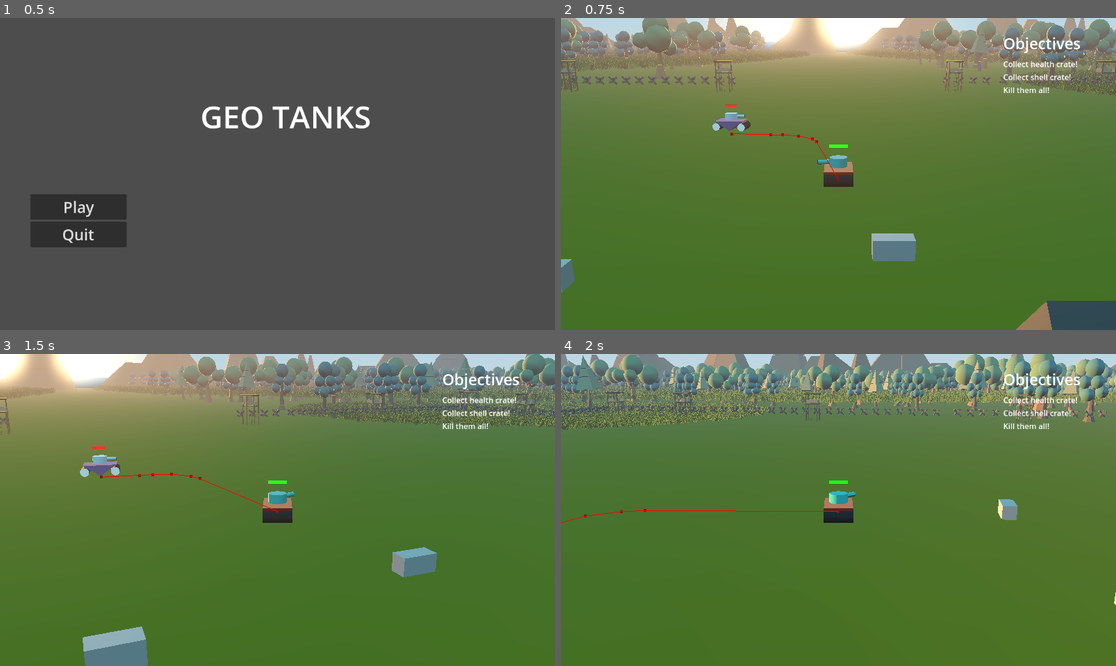
Above: before the commit, frames 1-4 (two rows, left to right).
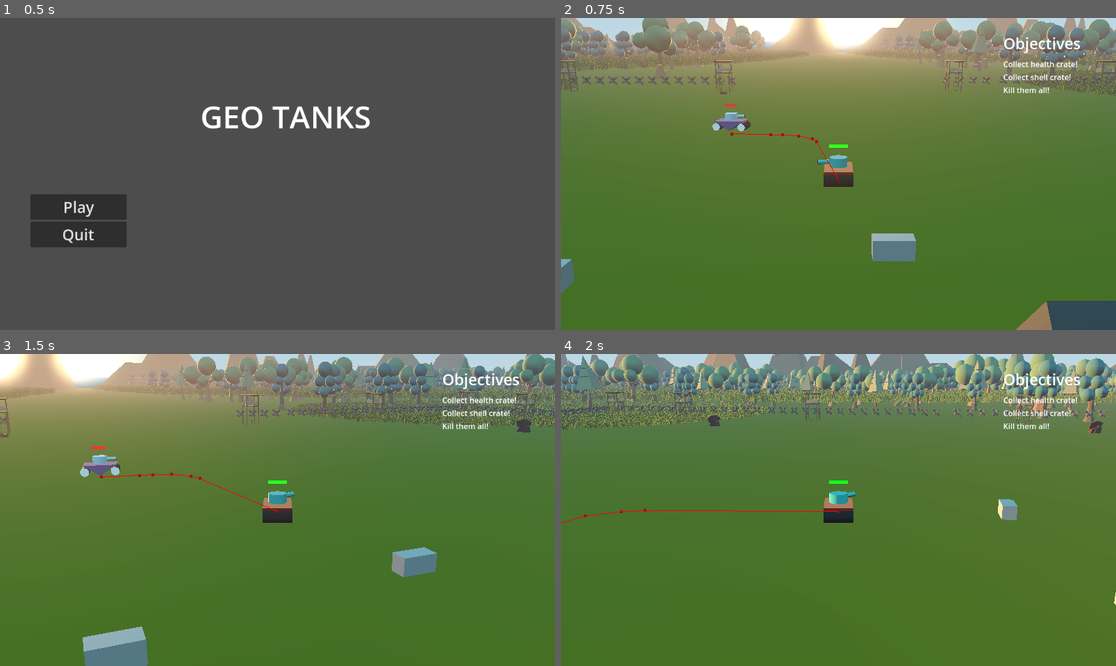
Above: after the commit, the same moments.

Repository: basavarajMHubli/GeoTanks
Game: Godot game, scene res://scenes/main_menu.tscn
Same seed, same stepped clock (60 frames per second), same inputs: the game is played once before the commit and once after it.
Inputs (mouse positions are in pixels of both pictures, inside the frame that each line leads up to):
- Up to frame 1 (0.5 s): no input
- Up to frame 2 (0.75 s): click "Play" at 0.5 s
- Up to frame 3 (1.5 s): move the mouse to (399, 494) at 1.27 s; hold D (turn_right) from 1.28 s (still down); click (399, 494) at 1.35 s
- Up to frame 4 (2 s): keep holding D (turn_right)

Frame 1 is identical in both runs. In frame 2, less than 0.1% of the frame differs, in the area x 28-30%, y 23-25%; in frame 3, 0.1%; in frame 4, 0.1%, in the area x 26-98%, y 19-26%.

Commit message:
Art: Added rocks to level-1

Diff:
--- /dev/null
+++ b/environment/rocks/rock1.tscn
@@ -0,0 +1,20 @@
+[gd_scene load_steps=4 format=3 uid="uid://btviun407bdas"]
+
+[ext_resource type="ArrayMesh" uid="uid://b3udv6r0bi6tn" path="res://environment/rocks/SM_Rock1.obj" id="1_bnacg"]
+
+[sub_resource type="BoxShape3D" id="BoxShape3D_sv4sj"]
+size = Vector3(3, 1.7, 2.3)
+
+[sub_resource type="StandardMaterial3D" id="StandardMaterial3D_ky73b"]
+albedo_color = Color(0.368627, 0.368627, 0.368627, 1)
+
+[node name="rock1" type="StaticBody3D"]
+
+[node name="CollisionShape3D" type="CollisionShape3D" parent="."]
+transform = Transform3D(1, 0, 0, 0, 1, 0, 0, 0, 1, 0, 0.85, 0.0499998)
+shape = SubResource("BoxShape3D_sv4sj")
+
+[node name="MeshInstance3D" type="MeshInstance3D" parent="."]
+material_override = SubResource("StandardMaterial3D_ky73b")
+mesh = ExtResource("1_bnacg")
+skeleton = NodePath("")
--- /dev/null
+++ b/environment/rocks/rock2.tscn
@@ -0,0 +1,20 @@
+[gd_scene load_steps=4 format=3 uid="uid://duy1kj4p15ys3"]
+
+[ext_resource type="ArrayMesh" uid="uid://dfq2vqr1r5awt" path="res://environment/rocks/SM_Rock2.obj" id="1_bmu68"]
+
+[sub_resource type="BoxShape3D" id="BoxShape3D_sv4sj"]
+size = Vector3(2.2, 2.6, 2.6)
+
+[sub_resource type="StandardMaterial3D" id="StandardMaterial3D_y8wfa"]
+albedo_color = Color(0.258824, 0.0705882, 0.0196078, 1)
+
+[node name="rock2" type="StaticBody3D"]
+
+[node name="CollisionShape3D" type="CollisionShape3D" parent="."]
+transform = Transform3D(1, 0, 0, 0, 1, 0, 0, 0, 1, 1.19209e-07, 1.3, -0.5)
+shape = SubResource("BoxShape3D_sv4sj")
+
+[node name="MeshInstance3D" type="MeshInstance3D" parent="."]
+material_override = SubResource("StandardMaterial3D_y8wfa")
+mesh = ExtResource("1_bmu68")
+skeleton = NodePath("")
--- /dev/null
+++ b/environment/rocks/rock3.tscn
@@ -0,0 +1,20 @@
+[gd_scene load_steps=4 format=3 uid="uid://bcv0brqtj45hh"]
+
+[ext_resource type="ArrayMesh" uid="uid://c4s8l53cugpev" path="res://environment/rocks/SM_Rock3.obj" id="1_6hiif"]
+
+[sub_resource type="BoxShape3D" id="BoxShape3D_sv4sj"]
+size = Vector3(1.5, 0.9, 1.4)
+
+[sub_resource type="StandardMaterial3D" id="StandardMaterial3D_qxtmo"]
+albedo_color = Color(0.0117647, 0.168627, 0, 1)
+
+[node name="rock3" type="StaticBody3D"]
+
+[node name="CollisionShape3D" type="CollisionShape3D" parent="."]
+transform = Transform3D(1, 0, 0, 0, 1, 0, 0, 0, 1, 0.05, 0.45, -0.4)
+shape = SubResource("BoxShape3D_sv4sj")
+
+[node name="MeshInstance3D" type="MeshInstance3D" parent="."]
+material_override = SubResource("StandardMaterial3D_qxtmo")
+mesh = ExtResource("1_6hiif")
+skeleton = NodePath("")
--- a/scenes/level_1.tscn
+++ b/scenes/level_1.tscn
@@ -21,6 +21,9 @@
 [ext_resource type="PackedScene" uid="uid://026e5sokniyv" path="res://environment/grasses/grass_multimesh.tscn" id="18_1nq52"]
 [ext_resource type="PackedScene" uid="uid://be3yflbphb5a5" path="res://environment/grasses/grass_multimesh_long.tscn" id="19_3blge"]
 [ext_resource type="PackedScene" uid="uid://cyun4ao7bwgm1" path="res://environment/grasses/grass_multimesh_medium.tscn" id="19_muttv"]
+[ext_resource type="PackedScene" uid="uid://bcv0brqtj45hh" path="res://environment/rocks/rock3.tscn" id="21_ft8p2"]
+[ext_resource type="PackedScene" uid="uid://btviun407bdas" path="res://environment/rocks/rock1.tscn" id="22_jjehc"]
+[ext_resource type="PackedScene" uid="uid://duy1kj4p15ys3" path="res://environment/rocks/rock2.tscn" id="23_8kbuc"]
 
 [sub_resource type="ProceduralSkyMaterial" id="ProceduralSkyMaterial_b4fk2"]
 sky_top_color = Color(0.352941, 0.745098, 0.964706, 1)
@@ -974,43 +977,74 @@
 [node name="PauseMenu" parent="." instance=ExtResource("7_75vj7")]
 visible = false
 
-[node name="GrassMultimesh11" parent="." instance=ExtResource("19_3blge")]
+[node name="grasses" type="Node" parent="."]
+
+[node name="GrassMultimesh11" parent="grasses" instance=ExtResource("19_3blge")]
 transform = Transform3D(1, 0, 0, 0, 1, 0, 0, 0, 1, -250, 0, -262)
 
-[node name="GrassMultimesh12" parent="." instance=ExtResource("19_3blge")]
+[node name="GrassMultimesh12" parent="grasses" instance=ExtResource("19_3blge")]
 transform = Transform3D(1, 0, 0, 0, 1, 0, 0, 0, 1, 271, 0, -325)
 
-[node name="GrassMultimesh13" parent="." instance=ExtResource("19_3blge")]
+[node name="GrassMultimesh13" parent="grasses" instance=ExtResource("19_3blge")]
 transform = Transform3D(1, 0, 0, 0, 1, 0, 0, 0, 1, 389, 0, -32)
 
-[node name="GrassMultimesh14" parent="." instance=ExtResource("19_3blge")]
+[node name="GrassMultimesh14" parent="grasses" instance=ExtResource("19_3blge")]
 transform = Transform3D(1, 0, 0, 0, 1, 0, 0, 0, 1, 169, 0, 418)
 
-[node name="GrassMultimesh15" parent="." instance=ExtResource("19_3blge")]
+[node name="GrassMultimesh15" parent="grasses" instance=ExtResource("19_3blge")]
 transform = Transform3D(1, 0, 0, 0, 1, 0, 0, 0, 1, -288, 0, 245)
 
-[node name="GrassMultimesh3" parent="." instance=ExtResource("19_muttv")]
+[node name="GrassMultimesh3" parent="grasses" instance=ExtResource("19_muttv")]
 transform = Transform3D(1, 0, 0, 0, 1, 0, 0, 0, 1, 112, 0, -86)
 
-[node name="GrassMultimesh8" parent="." instance=ExtResource("19_muttv")]
+[node name="GrassMultimesh8" parent="grasses" instance=ExtResource("19_muttv")]
 transform = Transform3D(1, 0, 0, 0, 1, 0, 0, 0, 1, 70, 1.0008, 101)
 
-[node name="GrassMultimesh" parent="." instance=ExtResource("18_1nq52")]
+[node name="GrassMultimesh" parent="grasses" instance=ExtResource("18_1nq52")]
 transform = Transform3D(1, 0, 0, 0, 1, 0, 0, 0, 1, -56, 0, -75)
 
-[node name="GrassMultimesh5" parent="." instance=ExtResource("18_1nq52")]
+[node name="GrassMultimesh5" parent="grasses" instance=ExtResource("18_1nq52")]
 transform = Transform3D(1, 0, 0, 0, 1, 0, 0, 0, 1, -77, 0, -68)
 
-[node name="GrassMultimesh6" parent="." instance=ExtResource("18_1nq52")]
+[node name="GrassMultimesh6" parent="grasses" instance=ExtResource("18_1nq52")]
 transform = Transform3D(1, 0, 0, 0, 1, 0, 0, 0, 1, -81, 0, -48)
 
-[node name="GrassMultimesh9" parent="." instance=ExtResource("18_1nq52")]
+[node name="GrassMultimesh9" parent="grasses" instance=ExtResource("18_1nq52")]
 transform = Transform3D(1, 0, 0, 0, 1, 0, 0, 0, 1, -51, 0, 84)
 
-[node name="GrassMultimesh7" parent="." instance=ExtResource("18_1nq52")]
+[node name="GrassMultimesh7" parent="grasses" instance=ExtResource("18_1nq52")]
 transform = Transform3D(1, 0, 0, 0, 1, 0, 0, 0, 1, -85, 0, -26)
 
-[node name="GrassMultimesh2" parent="." instance=ExtResource("18_1nq52")]
+[node name="GrassMultimesh2" parent="grasses" instance=ExtResource("18_1nq52")]
 transform = Transform3D(1, 0, 0, 0, 1, 0, 0, 0, 1, -75, 0, 77)
 
+[node name="rocks" type="Node" parent="."]
+
+[node name="rock1" parent="rocks" instance=ExtResource("22_jjehc")]
+transform = Transform3D(1, 0, 0, 0, 1, 0, 0, 0, 1, -68, 0, -22)
+
+[node name="rock2" parent="rocks" instance=ExtResource("23_8kbuc")]
+transform = Transform3D(1, 0, 0, 0, 1, 0, 0, 0, 1, 84, 0, -37)
+
+[node name="rock3" parent="rocks" instance=ExtResource("21_ft8p2")]
+transform = Transform3D(1, 0, 0, 0, 1, 0, 0, 0, 1, -7, 0, -66)
+
+[node name="rock4" parent="rocks" instance=ExtResource("22_jjehc")]
+transform = Transform3D(1, 0, 0, 0, 1, 0, 0, 0, 1, -68, 0, 54)
+
+[node name="rock5" parent="rocks" instance=ExtResource("23_8kbuc")]
+transform = Transform3D(1, 0, 0, 0, 1, 0, 0, 0, 1, 84, 0, 39)
+
+[node name="rock6" parent="rocks" instance=ExtResource("21_ft8p2")]
+transform = Transform3D(1, 0, 0, 0, 1, 0, 0, 0, 1, -7, 0, 10)
+
+[node name="rock7" parent="rocks" instance=ExtResource("22_jjehc")]
+transform = Transform3D(1, 0, 0, 0, 1, 0, 0, 0, 1, -24, 0, 75)
+
+[node name="rock8" parent="rocks" instance=ExtResource("23_8kbuc")]
+transform = Transform3D(1, 0, 0, 0, 1, 0, 0, 0, 1, 128, 0, 60)
+
+[node name="rock9" parent="rocks" instance=ExtResource("21_ft8p2")]
+transform = Transform3D(1, 0, 0, 0, 1, 0, 0, 0, 1, 37, 0, 31)
+
 [connection signal="timeout" from="ObjectiveCheckTimer" to="." method="_on_objective_check_timer_timeout"]
Not shown, added: environment/rocks/SM_Rock1.obj
Not shown, added: environment/rocks/SM_Rock1.obj.import
Not shown, added: environment/rocks/SM_Rock2.obj
Not shown, added: environment/rocks/SM_Rock2.obj.import
Not shown, added: environment/rocks/SM_Rock3.obj
Not shown, added: environment/rocks/SM_Rock3.obj.import
Not shown: 1 places in scenes/level_1.tscn that only renumber resources
